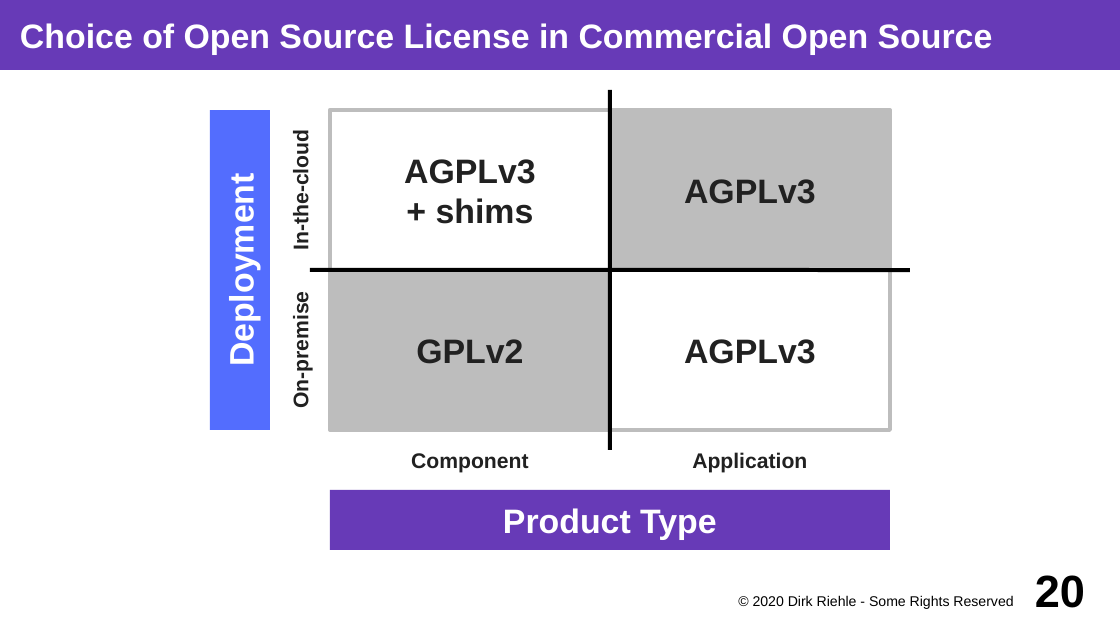
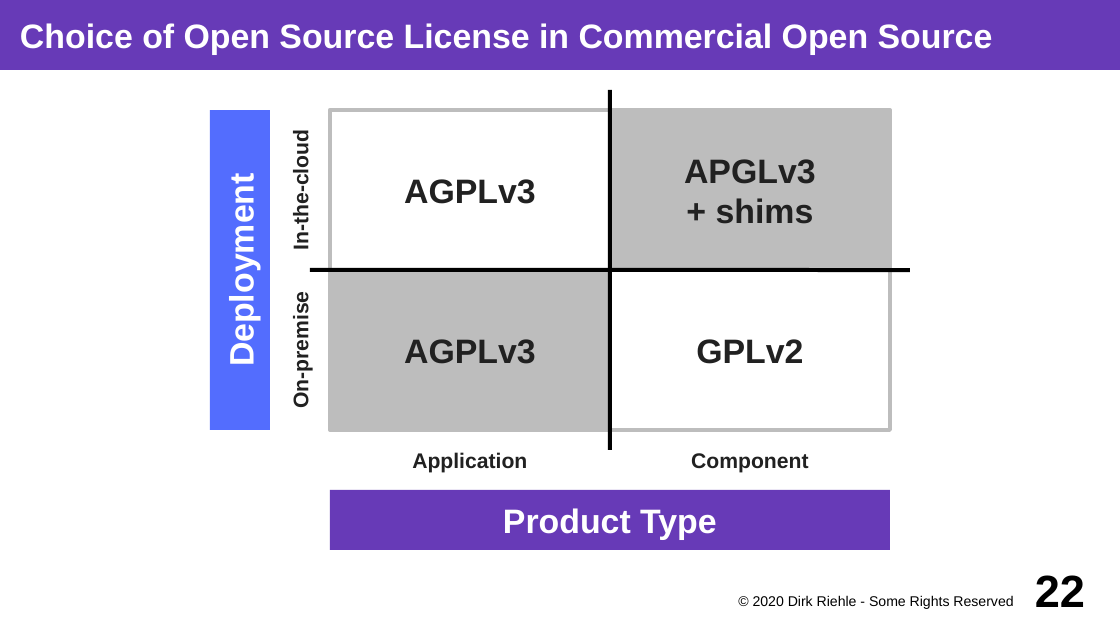
Before and after one commit to dirkriehle/coss-course, a slide deck: slide 22 of Lecture slides/COSS C04 - Product Strategies.odp (slide 20 before the commit). Drawn at 1120x630 pixels with LibreOffice and Linux fonts; fonts in the diff are those of the drawing. Boxes give left, top, right and bottom in pixels: in the first picture for what was removed or moved away, otherwise in the second. Text is boxed around its words. In the diff, an @@ line names an element or a change of style, - is before the commit and + after.

```diff
--- a/Lecture slides/COSS C04 - Product Strategies.odp
+++ b/Lecture slides/COSS C04 - Product Strategies.odp
@@ rectangle "AGPLv3" at [330,110,611,269]: outline #FFFFFF 2.83 pt to #BDBDBD 2.83 pt @@
@@ rectangle removed at [330,110,890,430] @@
@@ rectangle "APGLv3" at [610,110,890,269]: outline #FFFFFF 2.83 pt to #BDBDBD 2.83 pt @@
@@ text in rectangle at [684,159,816,224]: text changed @@
-AGPLv3
+APGLv3
++ shims
@@ text in rectangle at [436,198,534,224]: paragraph removed @@
-+ shims
@@ rectangle "AGPLv3": place and size @@
-rectangle "AGPLv3" at [610,270,890,430]
+rectangle "AGPLv3" at [330,270,611,430]
@@ rectangle "AGPLv3" at [330,270,611,430]: fill #FFFFFF at 50% opacity to #BDBDBD; outline #FFFFFF 2.83 pt to #BDBDBD 2.83 pt @@
@@ rectangle "GPLv2": place and size @@
-rectangle "GPLv2" at [330,270,611,430]
+rectangle "GPLv2" at [610,270,890,430]
@@ rectangle "GPLv2" at [610,270,890,430]: fill #BDBDBD to #FFFFFF at 50% opacity; outline #FFFFFF 2.83 pt to #BDBDBD 2.83 pt @@
@@ text "Application": place and size @@
-text "Application" at [692,452,807,473]
+text "Application" at [412,452,527,473]
@@ text "Component": place and size @@
-text "Component" at [411,453,528,473]
+text "Component" at [691,453,808,473]
@@ page number at [1035,575,1085,607]: text changed @@
-20
+22
```
Also in this commit, not shown: 5 other slides changed, 1 slide added, 3 other files.
